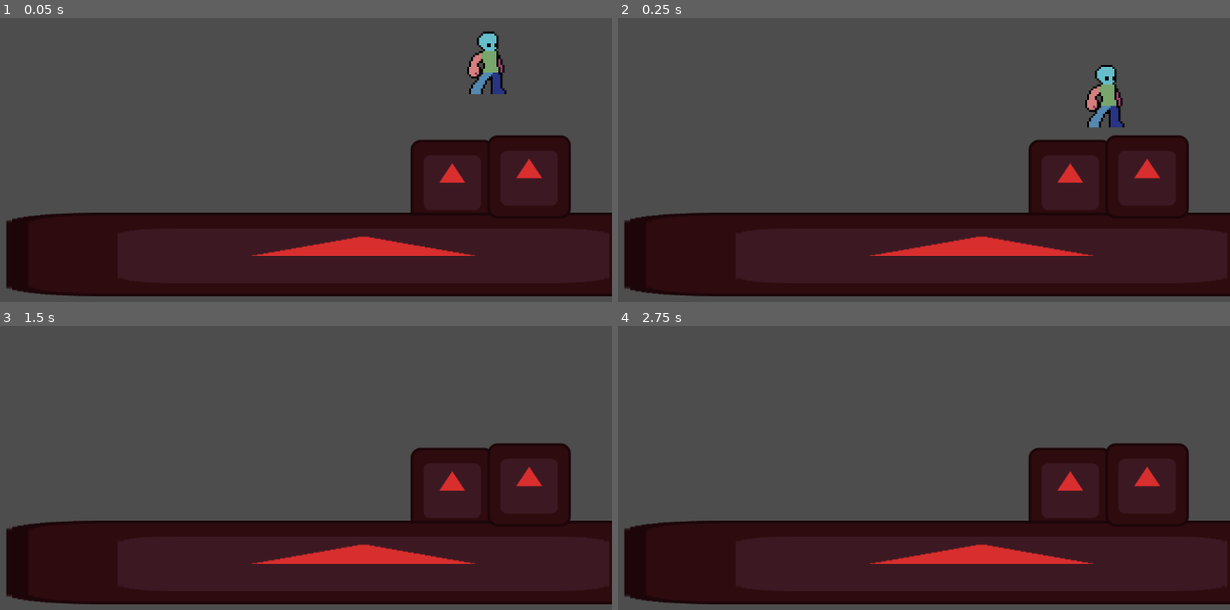
Above: before the commit, frames 1-4 (two rows, left to right).
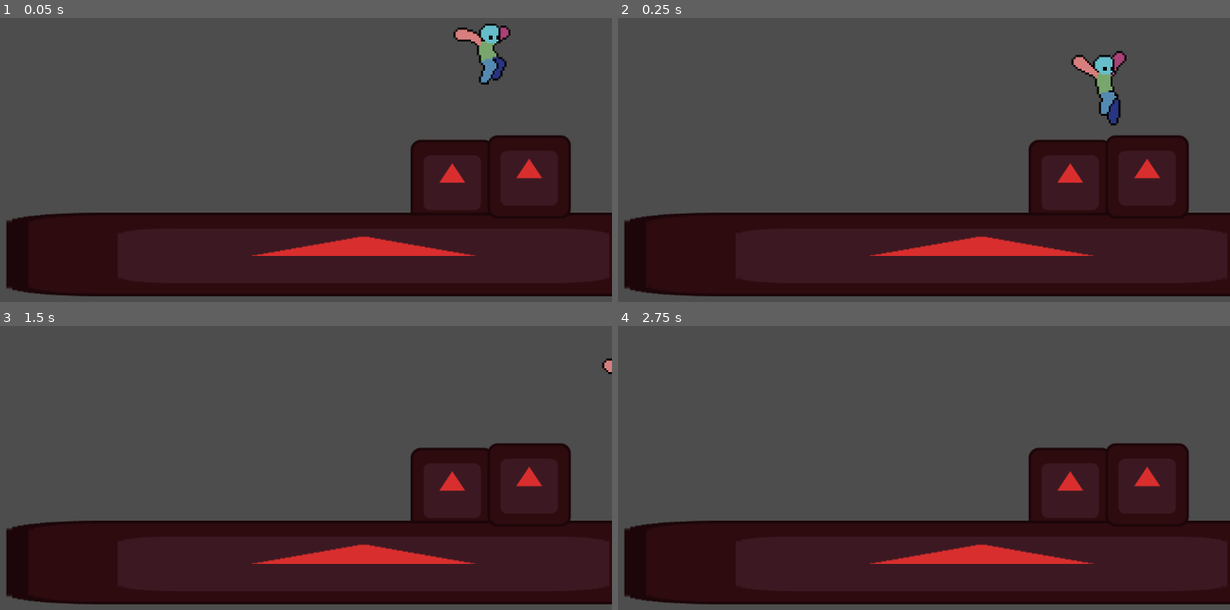
Above: after the commit, the same moments.

Repository: TatusFilipek/GodotTryEndError
Game: Godot game, scene res://scenes/main.tscn
The game is run twice, just before and just after one commit, with the same random seed, the same clock (stepped at 60 frames per second) and the same inputs. The engine's default icon, where the game draws it, is replaced by a stand-in: a white triangle on a blue panel in a dark square.
Inputs:
- Up to frame 1 (0.05 s): no input
- Up to frame 2 (0.25 s): no input
- Up to frame 3 (1.5 s): hold D (moveRight) from 0.53 s (still down); tap W (moveUp) at 0.77 s
- Up to frame 4 (2.75 s): tap W (moveUp) at 1.52 s; tap Enter at 2 s; release D (moveRight) at 2.03 s; hold A (moveLeft) from 2.03 s (still down)

The runs differ from the first frame. In frame 1, 1.1% of the frame differs, in the area x 74-84%, y 1-27%; in frame 2, 1.2%, in the area x 74-84%, y 11-39%; in frame 3, less than 0.1%; in frame 4, nothing differs.

Commit message:
dobranocny comit

Diff:
--- a/scenes/player.tscn
+++ b/scenes/player.tscn
@@ -81,6 +81,42 @@
 atlas = ExtResource("2_smehm")
 region = Rect2(1152, 0, 128, 128)
 
+[sub_resource type="AtlasTexture" id="AtlasTexture_jc3p3"]
+atlas = ExtResource("5_f1ej7")
+region = Rect2(512, 0, 128, 128)
+
+[sub_resource type="AtlasTexture" id="AtlasTexture_giy8y"]
+atlas = ExtResource("5_f1ej7")
+region = Rect2(640, 0, 128, 128)
+
+[sub_resource type="AtlasTexture" id="AtlasTexture_fdfoy"]
+atlas = ExtResource("2_3v2ag")
+region = Rect2(0, 0, 128, 128)
+
+[sub_resource type="AtlasTexture" id="AtlasTexture_hhpqf"]
+atlas = ExtResource("2_3v2ag")
+region = Rect2(128, 0, 128, 128)
+
+[sub_resource type="AtlasTexture" id="AtlasTexture_g5jhy"]
+atlas = ExtResource("2_3v2ag")
+region = Rect2(256, 0, 128, 128)
+
+[sub_resource type="AtlasTexture" id="AtlasTexture_holxr"]
+atlas = ExtResource("2_3v2ag")
+region = Rect2(384, 0, 128, 128)
+
+[sub_resource type="AtlasTexture" id="AtlasTexture_mx1m4"]
+atlas = ExtResource("5_f1ej7")
+region = Rect2(128, 0, 128, 128)
+
+[sub_resource type="AtlasTexture" id="AtlasTexture_4gjji"]
+atlas = ExtResource("5_f1ej7")
+region = Rect2(256, 0, 128, 128)
+
+[sub_resource type="AtlasTexture" id="AtlasTexture_u2ulf"]
+atlas = ExtResource("5_f1ej7")
+region = Rect2(384, 0, 128, 128)
+
 [sub_resource type="AtlasTexture" id="AtlasTexture_hax0n"]
 atlas = ExtResource("5_f1ej7")
 region = Rect2(128, 0, 128, 128)
@@ -207,6 +243,48 @@
 }],
 "loop": true,
 "name": &"Idle",
+"speed": 5.0
+}, {
+"frames": [{
+"duration": 1.0,
+"texture": SubResource("AtlasTexture_jc3p3")
+}, {
+"duration": 1.0,
+"texture": SubResource("AtlasTexture_giy8y")
+}, {
+"duration": 1.0,
+"texture": SubResource("AtlasTexture_fdfoy")
+}, {
+"duration": 1.0,
+"texture": SubResource("AtlasTexture_hhpqf")
+}],
+"loop": true,
+"name": &"InAirApex",
+"speed": 5.0
+}, {
+"frames": [{
+"duration": 1.0,
+"texture": SubResource("AtlasTexture_g5jhy")
+}, {
+"duration": 1.0,
+"texture": SubResource("AtlasTexture_holxr")
+}],
+"loop": true,
+"name": &"InAirDown",
+"speed": 5.0
+}, {
+"frames": [{
+"duration": 1.0,
+"texture": SubResource("AtlasTexture_mx1m4")
+}, {
+"duration": 1.0,
+"texture": SubResource("AtlasTexture_4gjji")
+}, {
+"duration": 1.0,
+"texture": SubResource("AtlasTexture_u2ulf")
+}],
+"loop": true,
+"name": &"InAirUp",
 "speed": 5.0
 }, {
 "frames": [{
@@ -270,33 +348,34 @@
 advance_on_start = true
 
 [sub_resource type="AnimationNodeAnimation" id="AnimationNodeAnimation_jej6c"]
+animation = &"InAirDown"
+
+[sub_resource type="AnimationNodeAnimation" id="AnimationNodeAnimation_oprun"]
+animation = &"InAirDownApex"
+
+[sub_resource type="AnimationNodeAnimation" id="AnimationNodeAnimation_a8ls1"]
+animation = &"InAirUp"
+
+[sub_resource type="AnimationNodeAnimation" id="AnimationNodeAnimation_qfm1y"]
+animation = &"InAirUpApex"
+
+[sub_resource type="AnimationNodeAnimation" id="AnimationNodeAnimation_f1ej7"]
 animation = &"Move"
 
-[sub_resource type="AnimationNodeStateMachineTransition" id="AnimationNodeStateMachineTransition_f1ej7"]
-advance_mode = 2
-
-[sub_resource type="AnimationNodeStateMachineTransition" id="AnimationNodeStateMachineTransition_oprun"]
-switch_mode = 2
-advance_condition = &"xInput"
-advance_expression = "xInput != 0"
-
-[sub_resource type="AnimationNodeStateMachineTransition" id="AnimationNodeStateMachineTransition_a8ls1"]
-switch_mode = 2
-advance_mode = 2
-
-[sub_resource type="AnimationNodeStateMachine" id="AnimationNodeStateMachine_qfm1y"]
+[sub_resource type="AnimationNodeStateMachine" id="AnimationNodeStateMachine_fulsm"]
+states/End/position = Vector2(955, 109)
 states/Idle/node = SubResource("AnimationNodeAnimation_3v2ag")
-states/Idle/position = Vector2(381, 89)
-states/Move/node = SubResource("AnimationNodeAnimation_jej6c")
-states/Move/position = Vector2(615, 89)
-transitions = ["Start", "Idle", SubResource("AnimationNodeStateMachineTransition_f1ej7"), "Idle", "Move", SubResource("AnimationNodeStateMachineTransition_oprun"), "Move", "End", SubResource("AnimationNodeStateMachineTransition_a8ls1")]
-
-[sub_resource type="AnimationNodeBlendTree" id="AnimationNodeBlendTree_3v2ag"]
-graph_offset = Vector2(-474.84045, 85.801056)
-nodes/output/position = Vector2(520, 140)
-nodes/StateMachine/node = SubResource("AnimationNodeStateMachine_qfm1y")
-nodes/StateMachine/position = Vector2(-100, 80)
-node_connections = [&"output", 0, &"StateMachine"]
+states/Idle/position = Vector2(317, 98)
+states/InAirDown/node = SubResource("AnimationNodeAnimation_jej6c")
+states/InAirDown/position = Vector2(652, 85)
+states/InAirDownApex/node = SubResource("AnimationNodeAnimation_oprun")
+states/InAirDownApex/position = Vector2(789, 85)
+states/InAirUp/node = SubResource("AnimationNodeAnimation_a8ls1")
+states/InAirUp/position = Vector2(652, 27)
+states/InAirUpApex/node = SubResource("AnimationNodeAnimation_qfm1y")
+states/InAirUpApex/position = Vector2(789, 27)
+states/Move/node = SubResource("AnimationNodeAnimation_f1ej7")
+states/Move/position = Vector2(495, 98)
 
 [sub_resource type="Animation" id="Animation_jej6c"]
 resource_name = "Idle"
@@ -328,6 +407,148 @@
 "values": [&"Idle"]
 }
 
+[sub_resource type="Animation" id="Animation_6e8lb"]
+resource_name = "InAirApex"
+step = 0.2
+tracks/0/type = "value"
+tracks/0/imported = false
+tracks/0/enabled = true
+tracks/0/path = NodePath("AnimatedSprite2D:frame")
+tracks/0/interp = 1
+tracks/0/loop_wrap = true
+tracks/0/keys = {
+"times": PackedFloat32Array(0, 0.2, 0.4, 0.6),
+"transitions": PackedFloat32Array(1, 1, 1, 1),
+"update": 1,
+"values": [0, 1, 2, 3]
+}
+tracks/1/type = "value"
+tracks/1/imported = false
+tracks/1/enabled = true
+tracks/1/path = NodePath("AnimatedSprite2D:animation")
+tracks/1/interp = 1
+tracks/1/loop_wrap = true
+tracks/1/keys = {
+"times": PackedFloat32Array(0),
+"transitions": PackedFloat32Array(1),
+"update": 1,
+"values": [&"InAirApex"]
+}
+
+[sub_resource type="Animation" id="Animation_2gdjj"]
+resource_name = "InAirDown"
+step = 0.2
+tracks/0/type = "value"
+tracks/0/imported = false
+tracks/0/enabled = true
+tracks/0/path = NodePath("AnimatedSprite2D:frame")
+tracks/0/interp = 1
+tracks/0/loop_wrap = true
+tracks/0/keys = {
+"times": PackedFloat32Array(0, 0.2),
+"transitions": PackedFloat32Array(1, 1),
+"update": 1,
+"values": [0, 1]
+}
+tracks/1/type = "value"
+tracks/1/imported = false
+tracks/1/enabled = true
+tracks/1/path = NodePath("AnimatedSprite2D:animation")
+tracks/1/interp = 1
+tracks/1/loop_wrap = true
+tracks/1/keys = {
+"times": PackedFloat32Array(0),
+"transitions": PackedFloat32Array(1),
+"update": 1,
+"values": [&"InAirDown"]
+}
+
+[sub_resource type="Animation" id="Animation_oprun"]
+resource_name = "InAirDownApex"
+step = 0.5
+tracks/0/type = "value"
+tracks/0/imported = false
+tracks/0/enabled = true
+tracks/0/path = NodePath("AnimatedSprite2D:animation")
+tracks/0/interp = 1
+tracks/0/loop_wrap = true
+tracks/0/keys = {
+"times": PackedFloat32Array(0, 1),
+"transitions": PackedFloat32Array(1, 1),
+"update": 1,
+"values": [&"InAirApex", &"InAirApex"]
+}
+tracks/1/type = "value"
+tracks/1/imported = false
+tracks/1/enabled = true
+tracks/1/path = NodePath("AnimatedSprite2D:frame")
+tracks/1/interp = 1
+tracks/1/loop_wrap = true
+tracks/1/keys = {
+"times": PackedFloat32Array(0, 0.5),
+"transitions": PackedFloat32Array(1, 1),
+"update": 1,
+"values": [2, 3]
+}
+
+[sub_resource type="Animation" id="Animation_sc3ue"]
+resource_name = "InAirUp"
+length = 0.60002
+step = 0.2
+tracks/0/type = "value"
+tracks/0/imported = false
+tracks/0/enabled = true
+tracks/0/path = NodePath("AnimatedSprite2D:frame")
+tracks/0/interp = 1
+tracks/0/loop_wrap = true
+tracks/0/keys = {
+"times": PackedFloat32Array(0, 0.2, 0.4),
+"transitions": PackedFloat32Array(1, 1, 1),
+"update": 1,
+"values": [0, 1, 2]
+}
+tracks/1/type = "value"
+tracks/1/imported = false
+tracks/1/enabled = true
+tracks/1/path = NodePath("AnimatedSprite2D:animation")
+tracks/1/interp = 1
+tracks/1/loop_wrap = true
+tracks/1/keys = {
+"times": PackedFloat32Array(0),
+"transitions": PackedFloat32Array(1),
+"update": 1,
+"values": [&"InAirUp"]
+}
+
+[sub_resource type="Animation" id="Animation_a8ls1"]
+resource_name = "InAirUpApex"
+length = 0.40002
+step = 0.2
+tracks/0/type = "value"
+tracks/0/imported = false
+tracks/0/enabled = true
+tracks/0/path = NodePath("AnimatedSprite2D:frame")
+tracks/0/interp = 1
+tracks/0/loop_wrap = true
+tracks/0/keys = {
+"times": PackedFloat32Array(0, 0.2),
+"transitions": PackedFloat32Array(1, 1),
+"update": 1,
+"values": [0, 1]
+}
+tracks/1/type = "value"
+tracks/1/imported = false
+tracks/1/enabled = true
+tracks/1/path = NodePath("AnimatedSprite2D:animation")
+tracks/1/interp = 1
+tracks/1/loop_wrap = true
+tracks/1/keys = {
+"times": PackedFloat32Array(0, 0.4),
+"transitions": PackedFloat32Array(1, 1),
+"update": 1,
+"values": [&"InAirApex", &"InAirApex"]
+}
+
 [sub_resource type="Animation" id="Animation_fulsm"]
 resource_name = "Move"
 length = 0.8333417
@@ -405,6 +626,11 @@
 [sub_resource type="AnimationLibrary" id="AnimationLibrary_f1ej7"]
 _data = {
 &"Idle": SubResource("Animation_jej6c"),
+&"InAirApex": SubResource("Animation_6e8lb"),
+&"InAirDown": SubResource("Animation_2gdjj"),
+&"InAirDownApex": SubResource("Animation_oprun"),
+&"InAirUp": SubResource("Animation_sc3ue"),
+&"InAirUpApex": SubResource("Animation_a8ls1"),
 &"Move": SubResource("Animation_fulsm"),
 &"RESET": SubResource("Animation_3v2ag"),
 &"test": SubResource("Animation_f1ej7")
@@ -424,9 +650,8 @@
 animation = &"Walk"
 
 [node name="AnimationTree" type="AnimationTree" parent="." unique_id=204356462]
-tree_root = SubResource("AnimationNodeBlendTree_3v2ag")
+tree_root = SubResource("AnimationNodeStateMachine_fulsm")
 anim_player = NodePath("../AnimationPlayer")
-parameters/StateMachine/conditions/xInput = false
 
 [node name="AnimationPlayer" type="AnimationPlayer" parent="." unique_id=411919955]
 libraries/ = SubResource("AnimationLibrary_f1ej7")
--- a/scripts/airStates.gd
+++ b/scripts/airStates.gd
@@ -18,8 +18,14 @@
 
 	core.velocity.y += core.CalcGravity() * _delta; # Gravity
 
-	if core.velocity.y < 0:
-		animation.play("Jump")
-	else: if core.velocity.y > 0:
-		animation.play("Fall")
+	if playback:
+		if core.velocity.y < -core.jumpApex:
+			playback.travel("InAirUp")
+		elif core.velocity.y > core.jumpApex:
+			playback.travel("InAirDown")
+		else:
+			if core.velocity.y >= 0:
+				playback.travel("InAirDownApex")
+			else:
+				playback.travel("InAirUpApex")
 	pass
--- a/scripts/idle.gd
+++ b/scripts/idle.gd
@@ -4,7 +4,8 @@
 func enter() -> void:
 	super.enter()
 
-	animation.play("Idle")
+	#animation.play("Idle")
+	playback.travel("Idle")
 	#core.velocity.x = 0
 
 func exit() -> void:
--- a/scripts/move.gd
+++ b/scripts/move.gd
@@ -4,7 +4,8 @@
 func enter() -> void:
 	super.enter()
 
-	animation.play("Walk")
+	#animation.play("Walk")
+	playback.travel("Move")
 
 func exit() -> void:
 	super.enter()
--- a/scripts/player.gd
+++ b/scripts/player.gd
@@ -12,6 +12,7 @@
 var gravityMultiplier = normalGravityMult
 
 @export var gravityBuffer = 50
+@export var jumpApex = 125
 
 @export var ALLMOVEMENTVARIABLE = 100
 
@@ -30,9 +31,6 @@
 func MovementDirection() -> float:
 	var movementDirection = Input.get_axis("moveLeft", "moveRight")
 	return movementDirection
-
-#func Jump() -> void:
-	#velocity.y = -jumpForce * transform.get_scale().y * 3
 
 func CalcGravity() -> float:
 	gravityMultiplier = normalGravityMult
--- a/scripts/state.gd
+++ b/scripts/state.gd
@@ -4,14 +4,19 @@
 var core : Player # TODO: Change this to core later so the script is more reusable
 var machine : StateMachine
 var animation : AnimatedSprite2D
+var animationTree : AnimationTree
+var playback : AnimationNodeStateMachinePlayback
 
-func Setup(_core : Player, _machine : StateMachine, _animation : AnimatedSprite2D) -> void:
+func Setup(_core : Player, _machine : StateMachine, _animation : AnimatedSprite2D, _animationTree: AnimationTree, _playback : AnimationNodeStateMachinePlayback) -> void:
 	core = _core
 	machine = _machine
 	animation = _animation
+	animationTree = _animationTree
+	playback = _playback
 
 func enter() -> void:
 	print(name, ' Enter')
+	#playback.travel(name)
 	pass
 
 func exit() -> void:
--- a/scripts/stateMachine.gd
+++ b/scripts/stateMachine.gd
@@ -8,10 +8,12 @@
 func _ready() -> void:
 	var parent = get_parent()
 	var sprite = parent.get_node("AnimatedSprite2D")
+	var animationTree = parent.get_node("AnimationTree")
+	var playback = animationTree.get("parameters/playback")
 
 	for child in get_children():
 		if child is State:
-			child.Setup(parent, self, sprite)
+			child.Setup(parent, self, sprite, animationTree, playback)
 
 	if initial_state:
 		change_state(initial_state.name)
